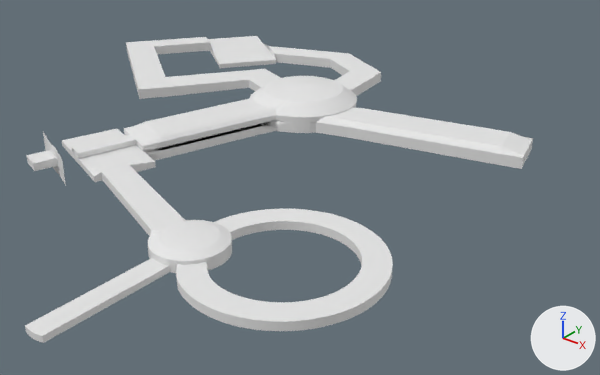
The FBX model LearnToDriveUE4/Content/Art/Architecture/MallBlockout.fbx as it was, and as the next commit left it.
The view is the same before and after, from a 50 mm camera at (334.0, -270.0, 269.0) aimed at (-54.0, 216.0, -32.0). Arrows for +X, +Y and +Z are at lower right; the lights stay in place. Where no turn or scale is listed for an object, it has been applied to the vertices. Vertices at the same position are counted once.
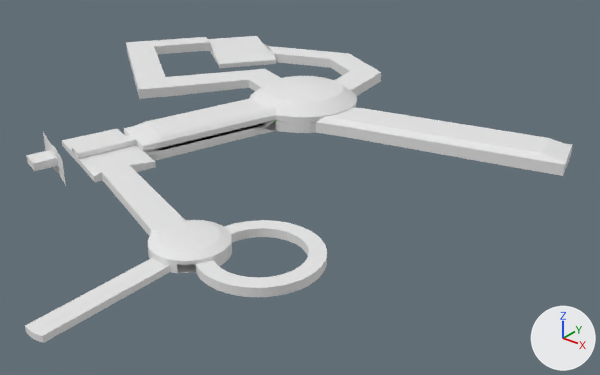
Boxes (x1, y1, x2, y2) around the edits, measured in the pictures (600 x 375 px; the box of a moved part takes in the faces that stretch with it):
'Cylinder.001', reshaped (8% wider)
    before: (25, 36, 533, 343)
    after: (25, 36, 573, 343)
'Cylinder.000', added
    after: (195, 220, 327, 297)
part 1 of me_cylinder_001, deleted
    before: (176, 209, 393, 331)
part 2 of me_cylinder_001, moved or reshaped
    before: (348, 109, 533, 169)
    after: (348, 109, 573, 176)
part 3 of me_cylinder_001, built on
    both: (162, 121, 276, 159)

The change, as a diff of the scene's bpy script:
```diff
--- a/LearnToDriveUE4/Content/Art/Architecture/MallBlockout.fbx.py
+++ b/LearnToDriveUE4/Content/Art/Architecture/MallBlockout.fbx.py
@@ mat_transparant @@
 mat_transparant = principled_material('Transparant')
-mat_transparant.base_color = (0.8, 0.8, 0.8)  # white #e7e7e7
+mat_transparant.base_color = (0.232, 0.8, 0.142)  # green #84e769
 mat_transparant.roughness = 0.69
@@ mat_marble @@
+mat_marble = principled_material('Marble')
+mat_marble.base_color = (0.8, 0.8, 0.8)  # white #e7e7e7
+mat_marble.roughness = 0.69
@@ me_cylinder_001 @@
 # used by ob_cylinder_001; location = (49.9, 69.6, 0.0)
-me_cylinder_001.from_pydata(...)  # 2784 vertices, 2682 faces; spans x -435.0..67.0, y -141.0..374.0, z 0.0..28.0
+me_cylinder_001.from_pydata(...)  # 2079 vertices, 1973 faces; spans x -435.0..81.0, y -141.0..374.0, z 0.0..28.0
+# me_cylinder_001 part 1: 775 vertices removed from x -67.0..67.0, y -67.0..67.0, z 0.0..6.0
+# me_cylinder_001 part 2: 132 vertices moved from x 22.0..51.0, y 224.0..270.0, z 0.0..14.0 to x 52.0..81.0, y 232.0..278.0, z 0.0..14.0
+# me_cylinder_001 part 3: 37 vertices moved from x -196.0..-153.0, y 153.0..179.0, z 4.0..5.0 to x -200.0..-156.0, y 142.0..169.0, z 4.0..5.0; 17 vertices removed from x -196.0..-149.0, y 153.0..182.0, z 4.0..5.0; 87 vertices added at x -200.0..-120.0, y 142.0..255.0, z 0.0..5.0
 me_cylinder_001.materials.append(mat_transparant)
+me_cylinder_001.materials.append(mat_marble)  # white #e7e7e7
@@ me_cylinder_000 @@
+me_cylinder_000.from_pydata(...)  # 784 vertices, 777 faces; spans x -41.4..41.6, y -41.6..41.6, z 0.0..6.5
+me_cylinder_000.materials.append(mat_marble)  # white #e7e7e7
@@ ob_cylinder_000 @@
+ob_cylinder_000 = bpy.data.objects.new('Cylinder.000', me_cylinder_000)
+ob_cylinder_000.location = (33.5, 67.0, 0.0)
```
